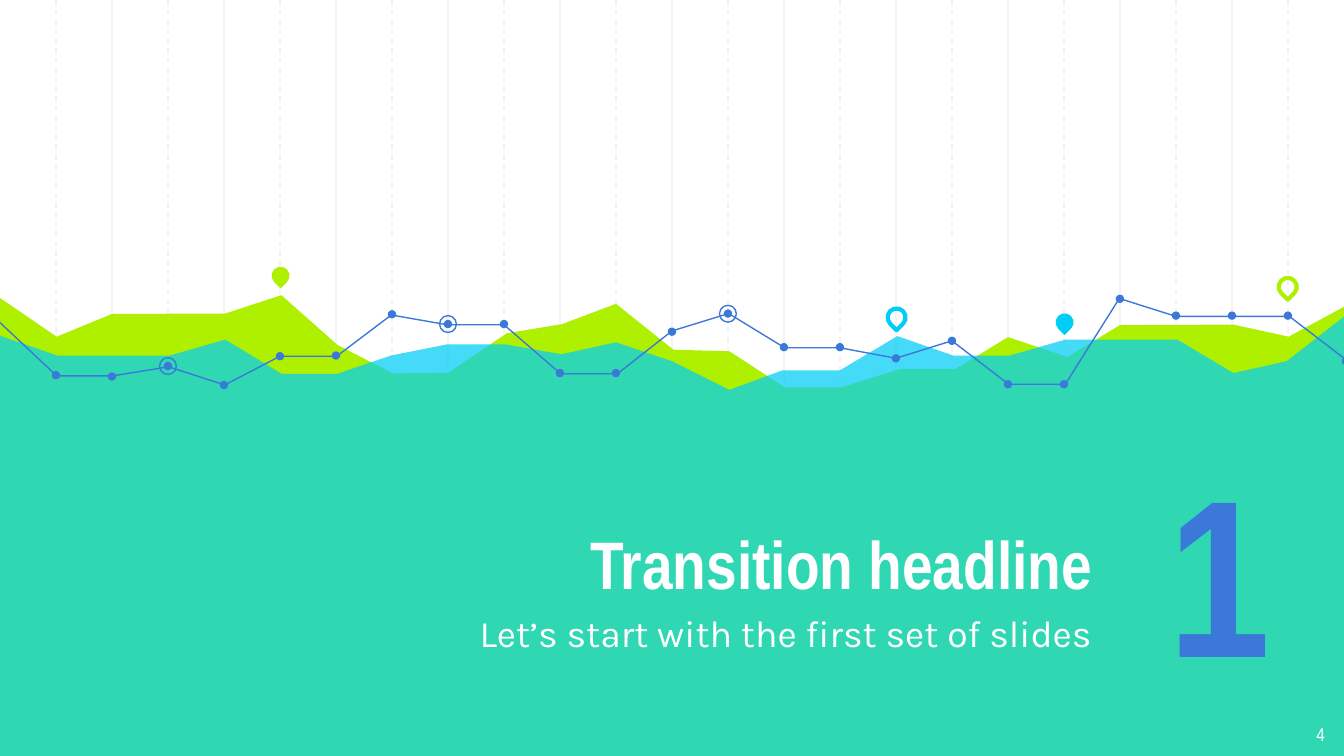
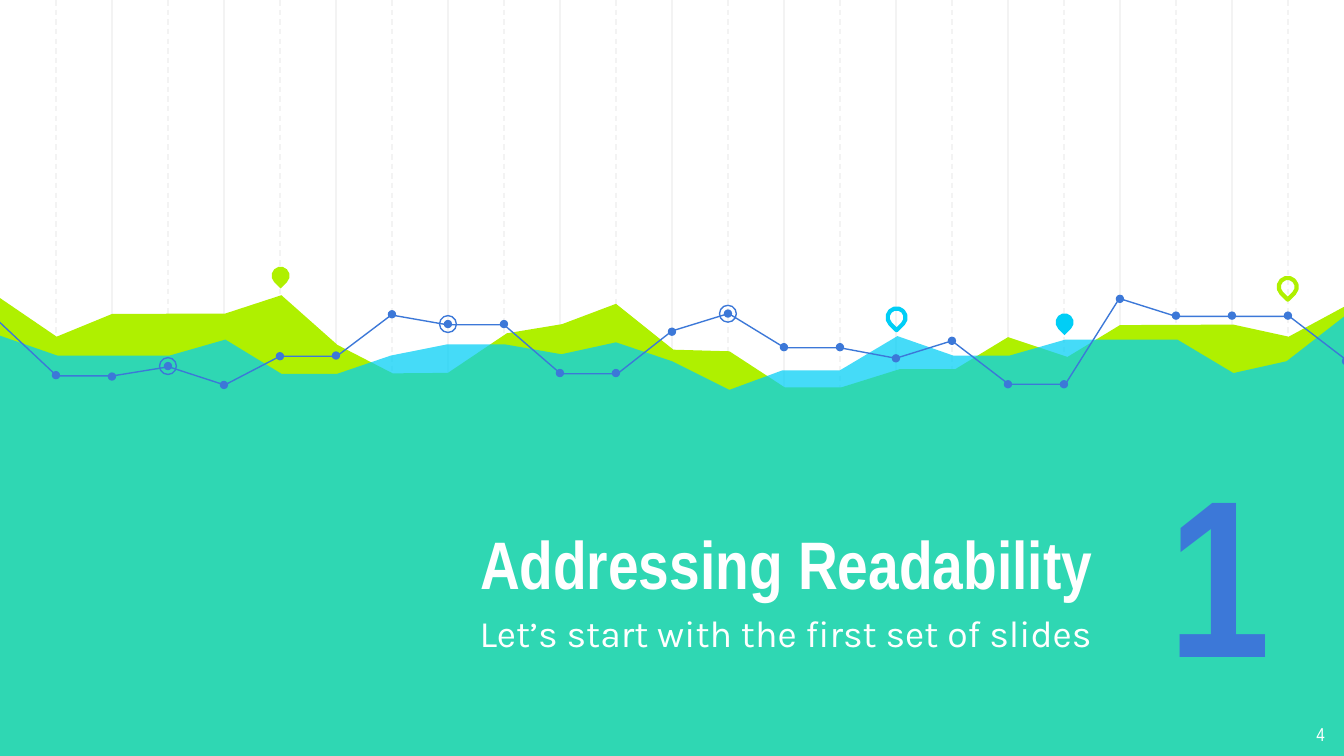
Before and after one commit to mishaalkandapath/moralcode, a slide deck: slide 4 of moralcode/Group1_Presentation.pptx. Drawn at 1344x756 pixels with LibreOffice and Linux fonts; fonts in the diff are those of the drawing. Boxes give left, top, right and bottom in pixels: in the first picture for what was removed or moved away, otherwise in the second. Text is boxed around its words. In the diff, an @@ line names an element or a change of style, - is before the commit and + after.

```diff
--- a/moralcode/Group1_Presentation.pptx
+++ b/moralcode/Group1_Presentation.pptx
@@ title at <box>480,540,1092,601</box>: text changed @@
-Transition headline
+Addressing Readability
```
Also in this commit, not shown: 7 other slides changed, 1 slide added.
